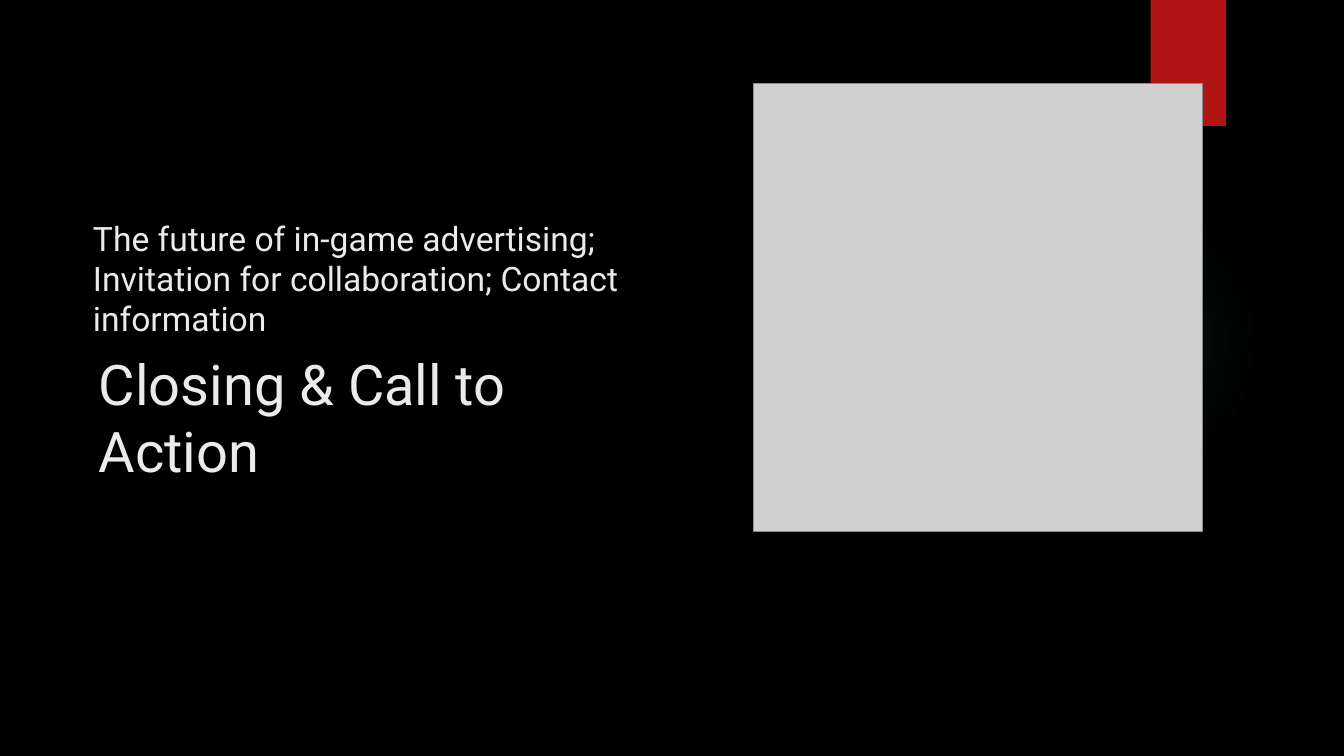
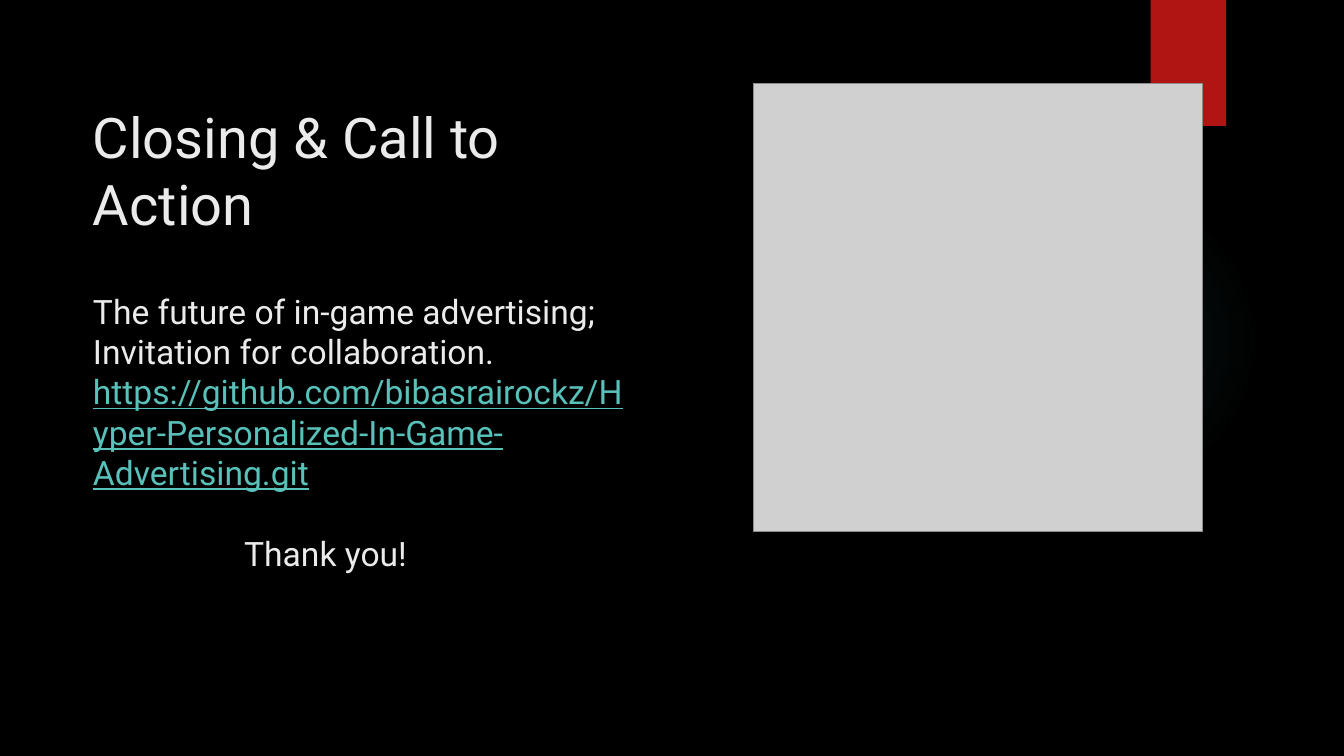
Before and after one commit to bibasrairockz/Hyper-Personalized-In-Game-Advertising, a slide deck: slide 10 of Hyper-Personalized_In-Game_Advertising .pptx. Drawn at 1344x756 pixels with LibreOffice and Linux fonts; fonts in the diff are those of the drawing; grey boxes stand for pictures; background and template pictures are left out. Boxes give left, top, right and bottom in pixels: in the first picture for what was removed or moved away, otherwise in the second. Text is boxed around its words. In the diff, an @@ line names an element or a change of style, - is before the commit and + after.

```diff
--- a/Hyper-Personalized_In-Game_Advertising .pptx
+++ b/Hyper-Personalized_In-Game_Advertising .pptx
@@ title "Closing & Call to Action": place and size @@
-title "Closing & Call to Action" at (99, 363, 506, 473)
+title "Closing & Call to Action" at (93, 116, 500, 226)
@@ text at (93, 298, 623, 573): text changed; text colour #EBEBEB to #58C1BA @@
-The future of in-game advertising; Invitation for collaboration; Contact information
+The future of in-game advertising; Invitation for collaboration. https://github.com/bibasrairockz/Hyper-Personalized-In-Game-Advertising.git
+Thank you!
```
Also in this commit, not shown: 5 other slides changed.
